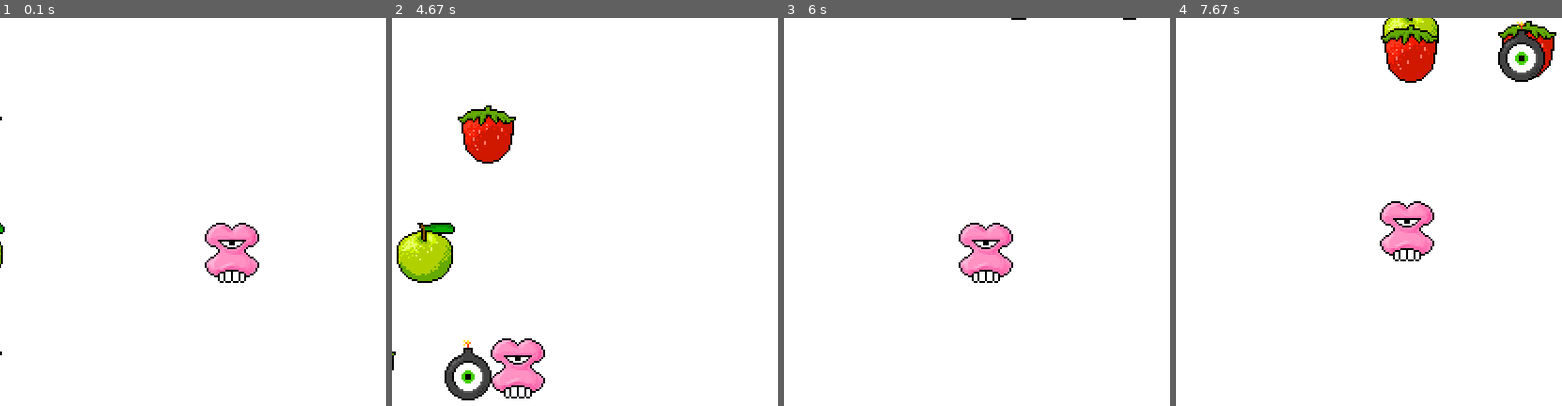
Above: before the commit, frames 1-4 (left to right).
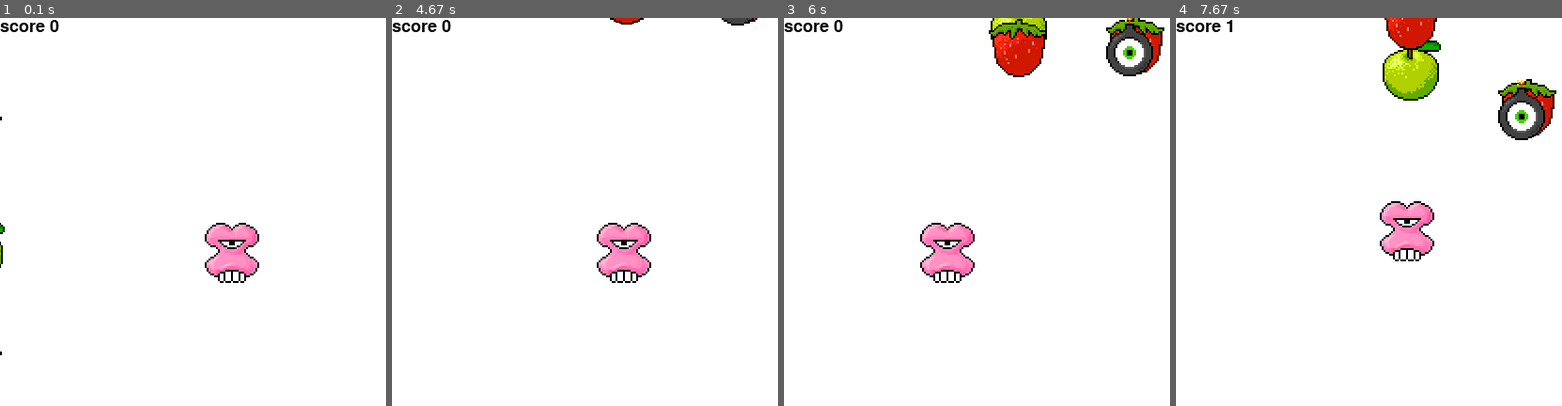
Above: after the commit, the same moments.

Repository: dejmedus/acs-1111-pygame
Game: pygame game, started from game.py
The game is run twice, just before and just after one commit, with the same random seed, the same clock (stepped at 60 frames per second) and the same inputs.
Inputs:
- Up to frame 1 (0.1 s): no input
- Up to frame 2 (4.67 s): hold Left 0.33-0.87 s; hold Down 0.9-1.2 s; hold Left 1.23-1.63 s; hold Up 1.67-2.03 s; hold Right 2.07-2.7 s; hold Down 2.73-3.1 s; hold Left 3.13-3.6 s
- Up to frame 3 (6 s): hold Left from 5.87 s (still down)
- Up to frame 4 (7.67 s): release Left at 6.27 s; hold Up 6.3-6.67 s; hold Right 6.7-7.33 s; hold Down from 7.37 s (still down)

The runs differ from the first frame. In frame 1, 0.2% of the frame differs, in the area x 0-16%, y 0-4%; in frame 2, 7.9%, in the area x 0-95%, y 0-99%; in frame 3, 6.3%; in frame 4, 5.9%.

Commit message:
add score

Diff:
--- a/game.py
+++ b/game.py
@@ -12,6 +12,7 @@
 
     # Configure the screen
     screen = pygame.display.set_mode([500, 500])
+    font = pygame.font.Font(pygame.font.get_default_font(), 18)
 
     # Create a new instance of Surface
     surf = pygame.Surface((150, 150))
@@ -50,17 +51,22 @@
             entity.move()
             entity.render(screen)
 
+        text_surface = font.render(
+            f'score {score}', True, (0, 0, 0))
+        screen.blit(text_surface, dest=(0, 0))
+
         fruit = pygame.sprite.spritecollideany(player, fruit_sprites)
         if fruit:
             score += 1
-            print("score", score)
             fruit.reset()
+
+            if score == 20:
+                print("You win!")
+                reset_game(clock)
 
         if pygame.sprite.collide_rect(player, bomb):
             print("You hit a bomb!")
-            clock.tick(0)
-            time.sleep(2.5)
-            main()
+            reset_game(clock)
 
         # Update the window
         pygame.display.flip()
@@ -69,4 +75,10 @@
         clock.tick(20 + score)
 
 
+def reset_game(clock):
+    clock.tick(0)
+    time.sleep(1)
+    main()
+
+
 main()
